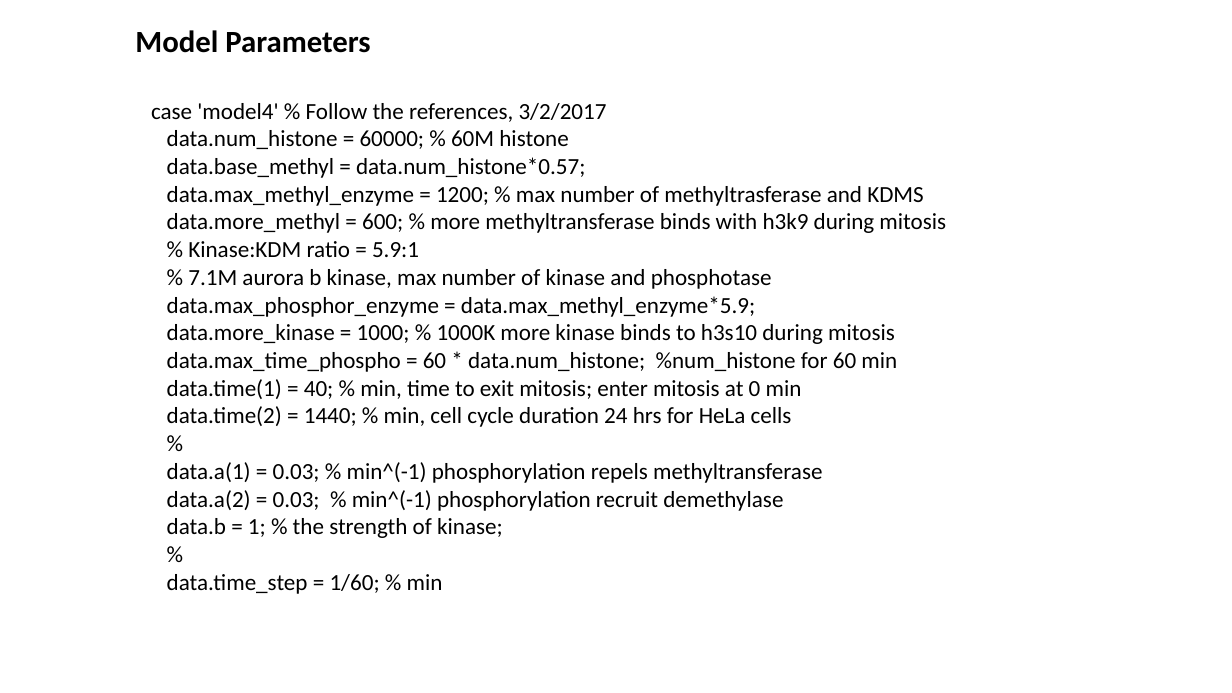
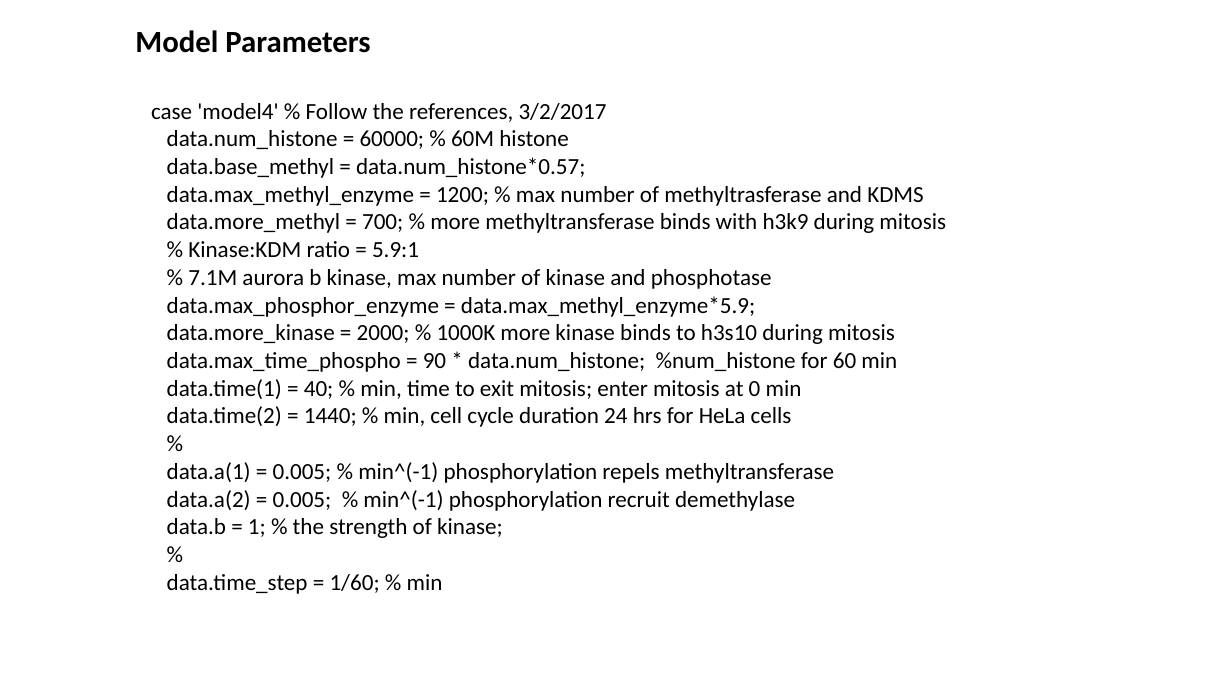
Before and after one commit to lu6007/fluocell, a slide deck: slide 3 of app/model/result_0211_2017.pptx. Drawn at 1232x693 pixels with LibreOffice and Linux fonts; fonts in the diff are those of the drawing. Boxes give left, top, right and bottom in pixels: in the first picture for what was removed or moved away, otherwise in the second. Text is boxed around its words. In the diff, an @@ line names an element or a change of style, - is before the commit and + after.

Commit message:
Update the phosphorylation methylation model

```diff
--- a/app/model/result_0211_2017.pptx
+++ b/app/model/result_0211_2017.pptx
@@ text at <box>167,213,946,233</box>: text changed @@
-data.more_methyl = 600; % more methyltransferase binds with h3k9 during mitosis
+data.more_methyl = 700; % more methyltransferase binds with h3k9 during mitosis
@@ text at <box>167,324,897,372</box>: text changed @@
-data.more_kinase = 1000; % 1000K more kinase binds to h3s10 during mitosis
-data.max_time_phospho = 60 * data.num_histone; %num_histone for 60 min
+data.more_kinase = 2000; % 1000K more kinase binds to h3s10 during mitosis
+data.max_time_phospho = 90 * data.num_histone; %num_histone for 60 min
@@ text at <box>167,462,834,511</box>: text changed @@
-data.a(1) = 0.03; % min^(-1) phosphorylation repels methyltransferase
-data.a(2) = 0.03; % min^(-1) phosphorylation recruit demethylase
+data.a(1) = 0.005; % min^(-1) phosphorylation repels methyltransferase
+data.a(2) = 0.005; % min^(-1) phosphorylation recruit demethylase
```
Also in this commit, not shown: 8 other slides changed, 1 slide added, 3 other files.
